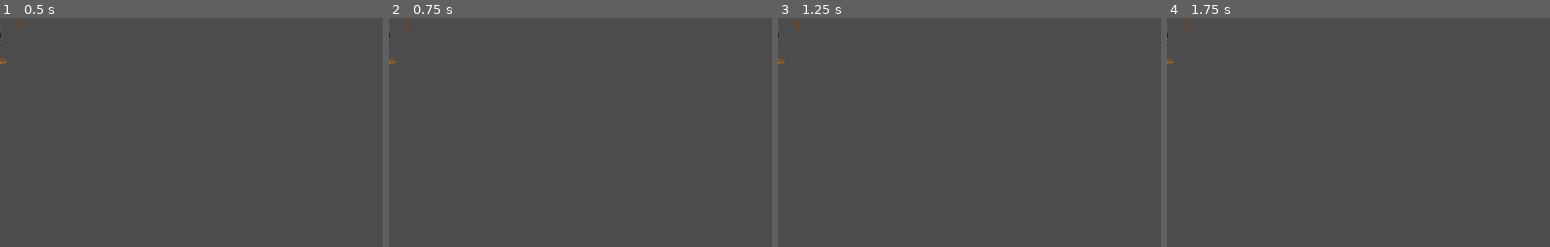
Above: before the commit, frames 1-4 (left to right).
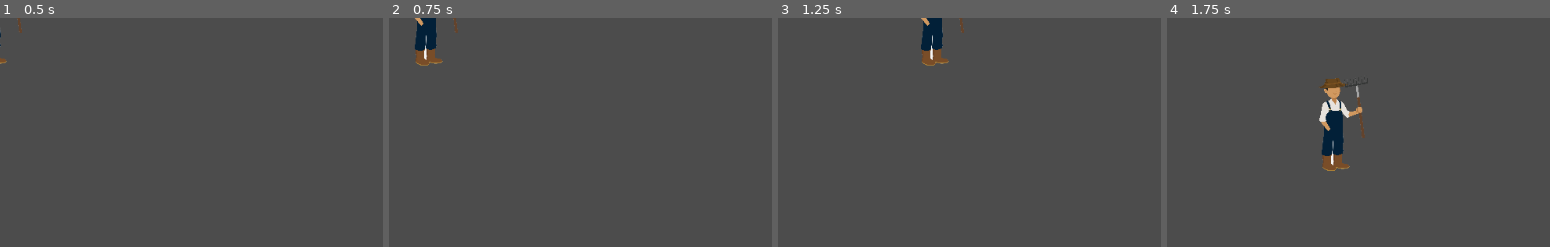
Above: after the commit, the same moments.

Repository: astro-panda/poo-farmer
Game: Godot game, scene res://Scenes/Player.tscn
Same seed, same stepped clock (60 frames per second), same inputs: the game is played once before the commit and once after it. This scene is started directly instead of the project's main scene.
Inputs (mouse positions are in pixels of both pictures, inside the frame that each line leads up to):
- Up to frame 1 (0.5 s): no input
- Up to frame 2 (0.75 s): tap Enter at 0.5 s; move the mouse to (outside the picture) at 0.52 s; press the mouse at (outside the picture) at 0.53 s; hold Right (move_right) from 0.53 s (still down)
- Up to frame 3 (1.25 s): keep holding Right (move_right)
- Up to frame 4 (1.75 s): move the mouse to (outside the picture) at 1.27 s; release Right (move_right) at 1.28 s; release the mouse at (outside the picture) at 1.28 s; hold Down (move_down) from 1.28 s (still down); click (outside the picture) at 1.35 s

Frame 1 is identical in both runs. In frame 2, 1.2% of the frame differs, in the area x 0-19%, y 0-21%; in frame 3, 1.2%; in frame 4, 2.4%, in the area x 0-52%, y 0-67%.

Commit message:
Added the hold amount and capacity

Diff:
--- a/poofarmer/Scenes/Player.tscn
+++ b/poofarmer/Scenes/Player.tscn
@@ -25,3 +25,5 @@
 scale = Vector2( 0.1, 0.1 )
 frames = SubResource( 2 )
 animation = "test"
+
+[connection signal="body_entered" from="." to="." method="_on_Player_body_entered"]
--- a/poofarmer/Scripts/Player.gd
+++ b/poofarmer/Scripts/Player.gd
@@ -1,16 +1,60 @@
-extends RigidBody2D
+extends Area2D
 
 
+signal playerFire(playerPosition, fireAngle)
+
 # Declare member variables here. Examples:
-# var a = 2
-# var b = "text"
-
+export var speed = 300
+export var holdCapacity = 10
+var currentHoldAmount = 0
+var screen_size
 
 # Called when the node enters the scene tree for the first time.
 func _ready():
-	pass # Replace with function body.
+	screen_size = get_viewport_rect().size
 
 
 # Called every frame. 'delta' is the elapsed time since the previous frame.
-#func _process(delta):
-#	pass
+func _process(delta):
+	var velocity = Vector2.ZERO # The player's movement vector.
+	if Input.is_action_pressed("move_right"):
+		velocity.x += 1
+	if Input.is_action_pressed("move_left"):
+		velocity.x -= 1
+	if Input.is_action_pressed("move_down"):
+		velocity.y += 1
+	if Input.is_action_pressed("move_up"):
+		velocity.y -= 1
+
+	if velocity.length() > 0:
+		velocity = velocity.normalized() * speed
+		$PlayerSprite.play()
+	else:
+		$PlayerSprite.stop()
+
+	position += velocity * delta
+	position.x = clamp(position.x, 0, screen_size.x)
+	position.y = clamp(position.y, 0, screen_size.y)
+
+	if velocity.x > 0:
+		print("play right animation")
+	elif velocity.x < 0:
+		print("play left animation")
+	elif velocity.y > 0:
+		print("play up animation")
+	elif velocity.y < 0:
+		print ("play down animation")
+
+func _unhandled_input(event):
+	if event.is_action_pressed("player_fire"):
+		var clickLocation = get_global_mouse_position()
+		var fireAngle = rad2deg(clickLocation.angle_to_point(position))
+		emit_signal("playerFire", position, fireAngle)
+		print("fire from ", position, " at an angle of ", fireAngle)
+
+
+func _on_Player_body_entered(body):
+	# TODO: Have a check that the body object is in a poo group
+	if (currentHoldAmount < holdCapacity):
+		currentHoldAmount += 1
+		print("grabbed a poo")
